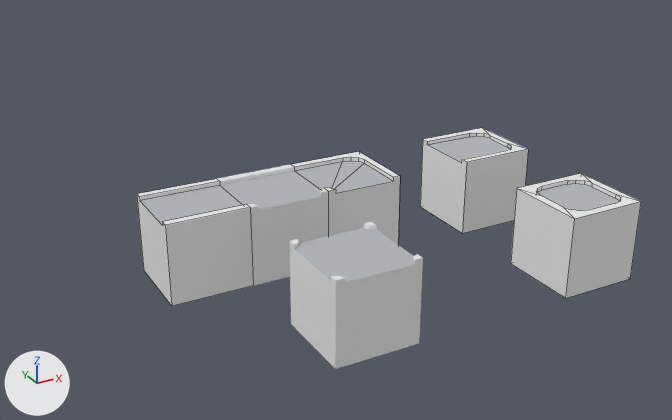
Before and after pictures for a commit that changed the Blender file assets.blend.
Rendered twice from a 50 mm camera at (-1.81, -9.93, 4.2) aimed at (2.99, -1.21, -0.16). The axes (+X, +Y, +Z) are drawn at lower left. The lights are the same throughout. The first picture is the older version. Mesh edges are drawn as thin lines on the coarser meshes.

Names of what the first picture shows: 'road-corner', 'road-end', 'road-null', 'road-straight', 'road-t', 'road-x'.
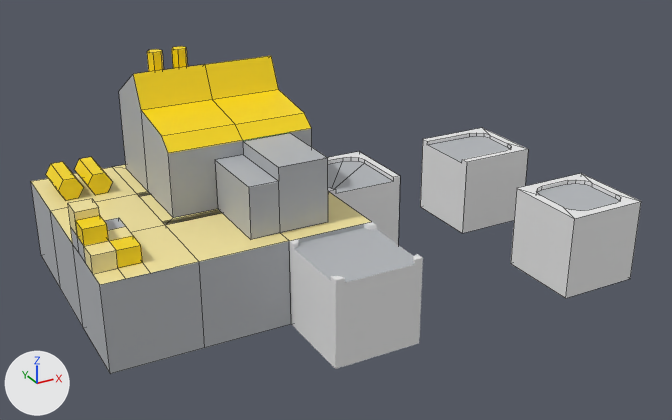
Commit message: added a new factory model from Kitch

Boxes (x1, y1, x2, y2) around the edits, measured in the pictures (672 x 420 px):
```json
{"object": "Kitch_factory", "change": "added", "after": [31, 46, 371, 374]}
{"object": "road-straight", "change": "unchanged, covered by the edit", "before": [137, 179, 253, 306], "after": [138, 192, 222, 225]}
{"object": "road-t", "change": "unchanged, covered by the edit", "before": [217, 164, 328, 286]}
```

Edits to the scene script, one JSON object a line:
```json
{"op": "add", "block": "me_cube_021", "code": ["me_cube_021 = bpy.data.meshes.new('Cube.021')", "me_cube_021.from_pydata(...)  # 152 vertices, 119 faces; spans x 0.0..3.0, y -2.0..1.0, z -1.0..1.53", "me_cube_021.materials.append(mat_material_009)  # picture img_texture_png"]}
{"op": "add", "block": "ob_kitch_factory", "code": ["ob_kitch_factory = bpy.data.objects.new('Kitch_factory', me_cube_021)", "ob_kitch_factory.location = (0.0, 0.0, 0.0)"]}
```
